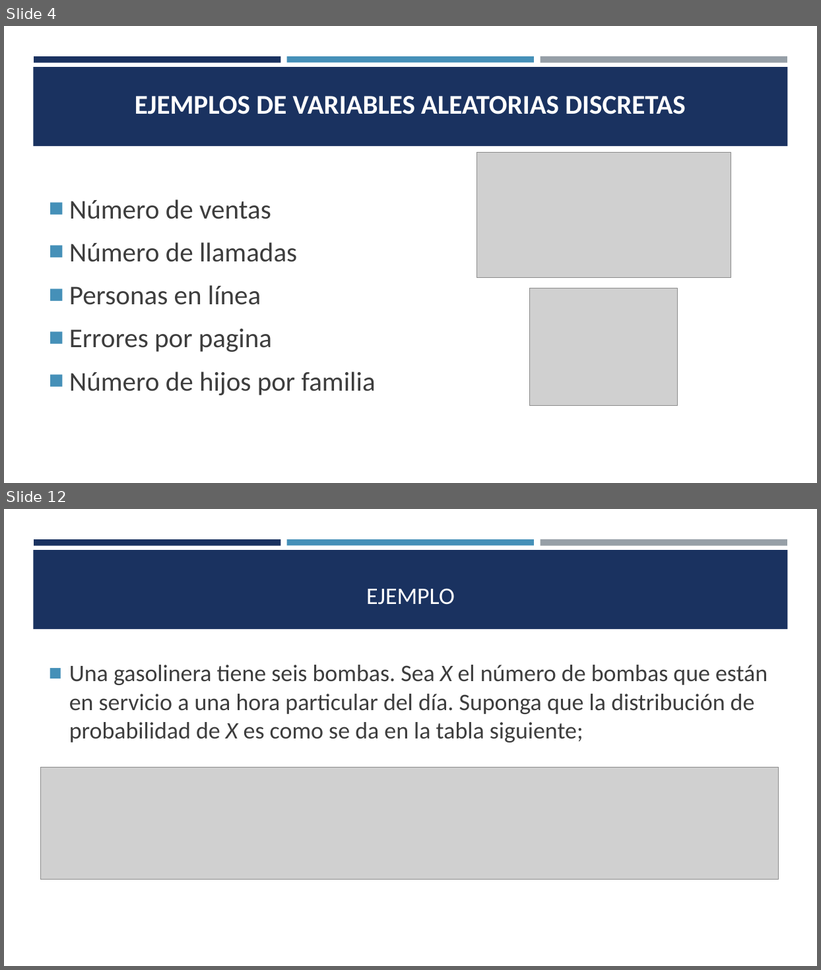
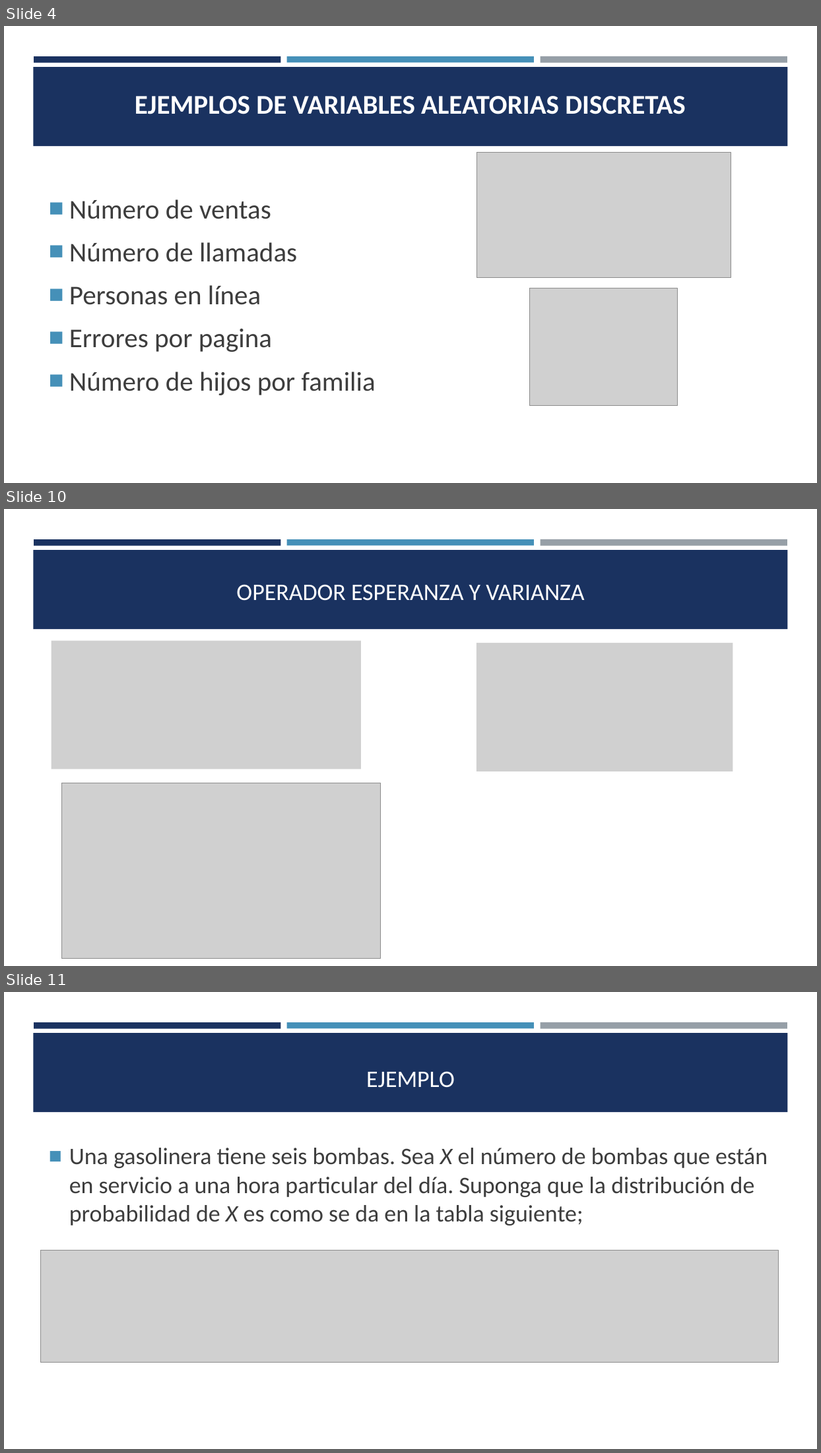
Before and after one commit to estadisticaITM/estadisticaITM.github.io, a slide deck: ITM_VAD_EBX.pptx. Shown one above the other, each under a label of ours: slides 4 and 12 before the commit, slides 4, 10 and 11 after it; the slides between them are not shown. The pictures are 821x970 and 821x1453 pixels, drawn with LibreOffice and Linux fonts; fonts in the diff are those of the drawing; grey boxes stand for pictures. Boxes give left, top, right and bottom in pixels: in the first picture for what was removed or moved away, otherwise in the second. Text is boxed around its words. In the diff, an @@ line names an element or a change of style, - is before the commit and + after.

```diff
--- a/ITM_VAD_EBX.pptx
+++ b/ITM_VAD_EBX.pptx
@@ slide 10 added at <box>4,509,817,966</box>, background #FFFFFF; not listed: 4 template elements that a slide beside it also shows @@
@@ title added at <box>236,584,584,601</box>, 28 pt, text #FFFFFF @@
+OPERADOR ESPERANZA Y VARIANZA
@@ picture added at <box>52,641,362,770</box> @@
@@ picture added at <box>477,643,733,772</box> @@
@@ picture added at <box>61,784,380,959</box> @@
@@ what was slide 12 is now slide 11 @@
```
Also in this commit, not shown: 5 slides changed, 2 other slides added, 4 slides removed, 11 other files.
